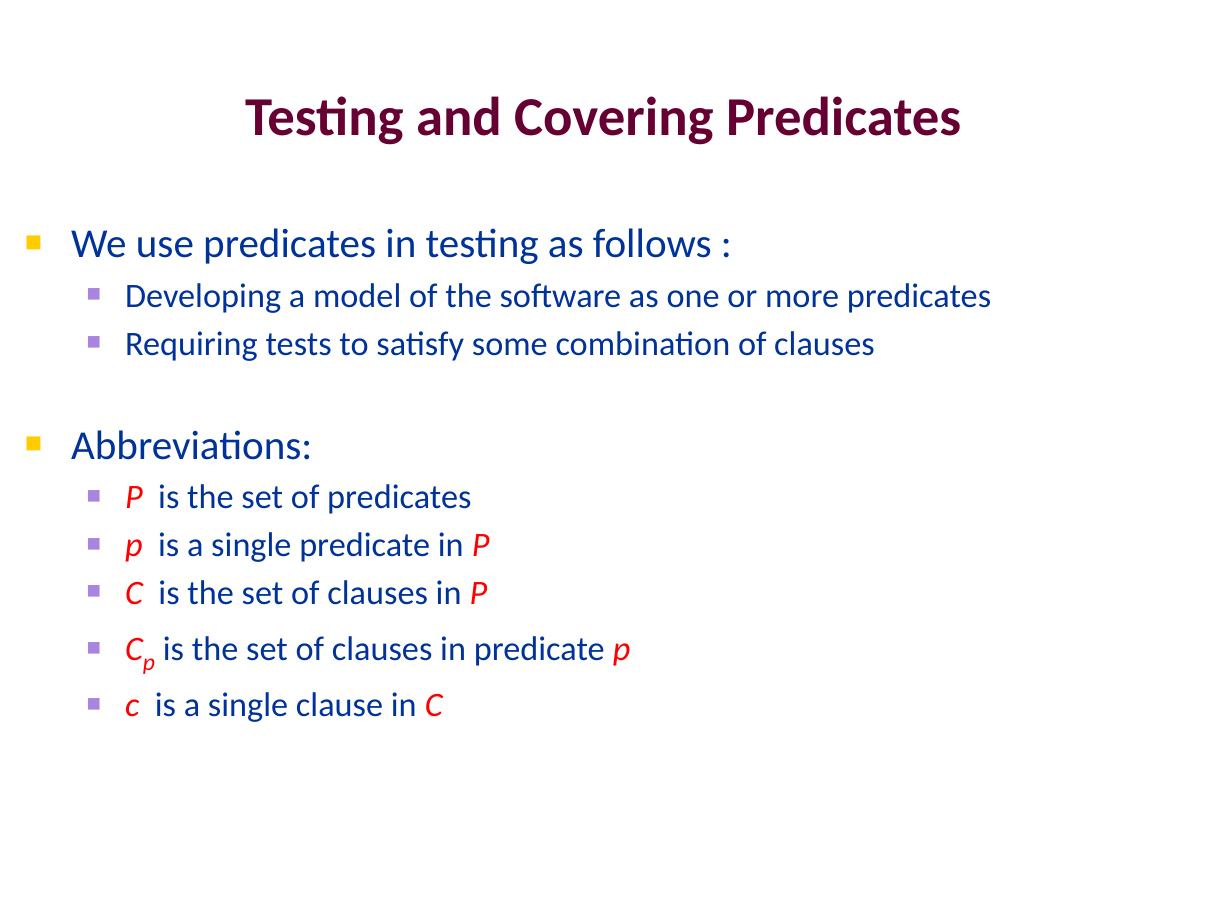
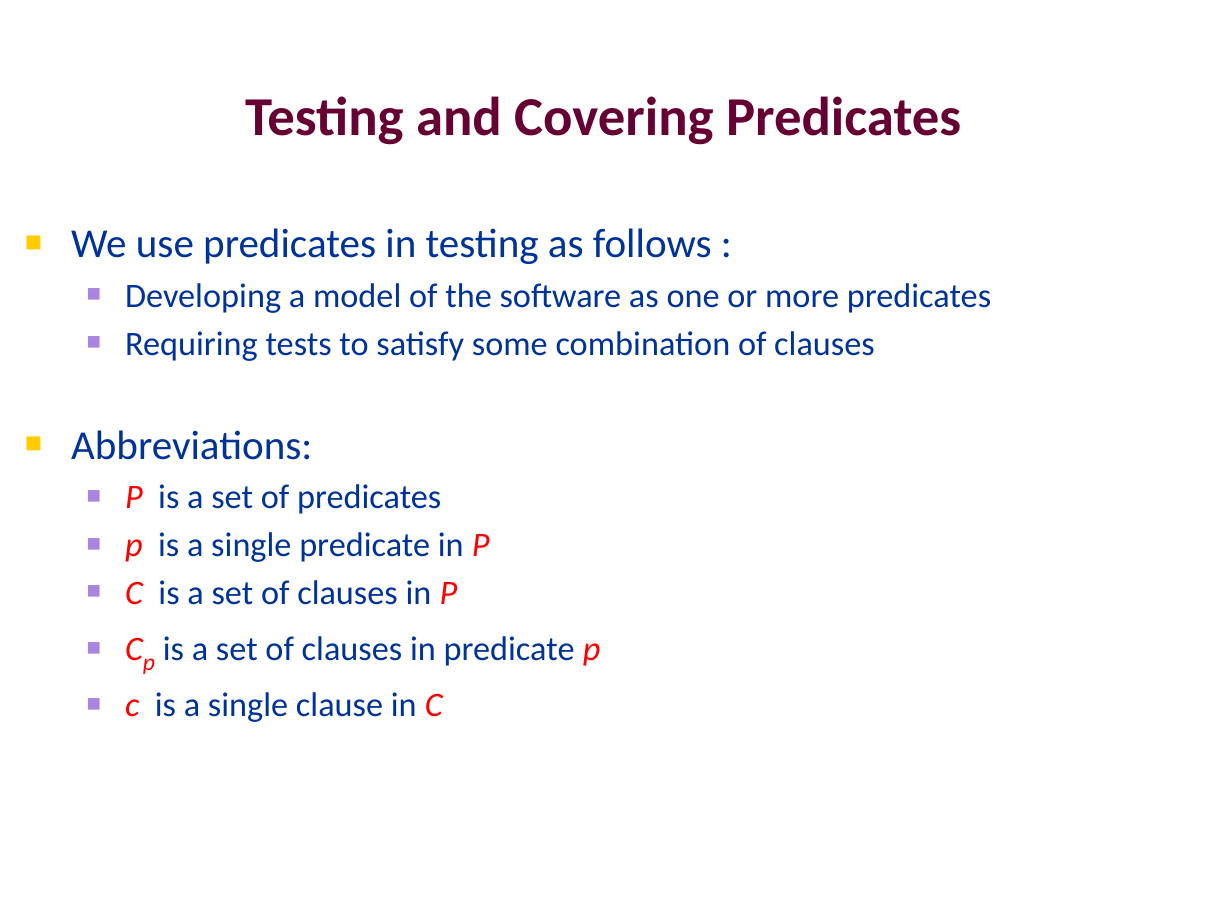
Before and after one commit to swtv-kaist/cs458-spring23, a slide deck: slide 6 of 2-coverage/lec9-Logic-covearge-v3.pptx. Drawn at 1232x924 pixels with LibreOffice and Linux fonts; fonts in the diff are those of the drawing; background and template pictures are left out. Boxes give left, top, right and bottom in pixels: in the first picture for what was removed or moved away, otherwise in the second. Text is boxed around its words. In the diff, an @@ line names an element or a change of style, - is before the commit and + after.

```diff
--- a/2-coverage/lec9-Logic-covearge-v3.pptx
+++ b/2-coverage/lec9-Logic-covearge-v3.pptx
@@ text at [125,484,441,514]: text changed @@
-  ■ P is the set of predicates
+  ■ P is a set of predicates
@@ text at [125,580,601,666]: text changed @@
-  ■ C is the set of clauses in P
-  ■ Cp is the set of clauses in predicate p
+  ■ C is a set of clauses in P
+  ■ Cp is a set of clauses in predicate p
```
Also in this commit, not shown: 2 slides added, 4 other files.
